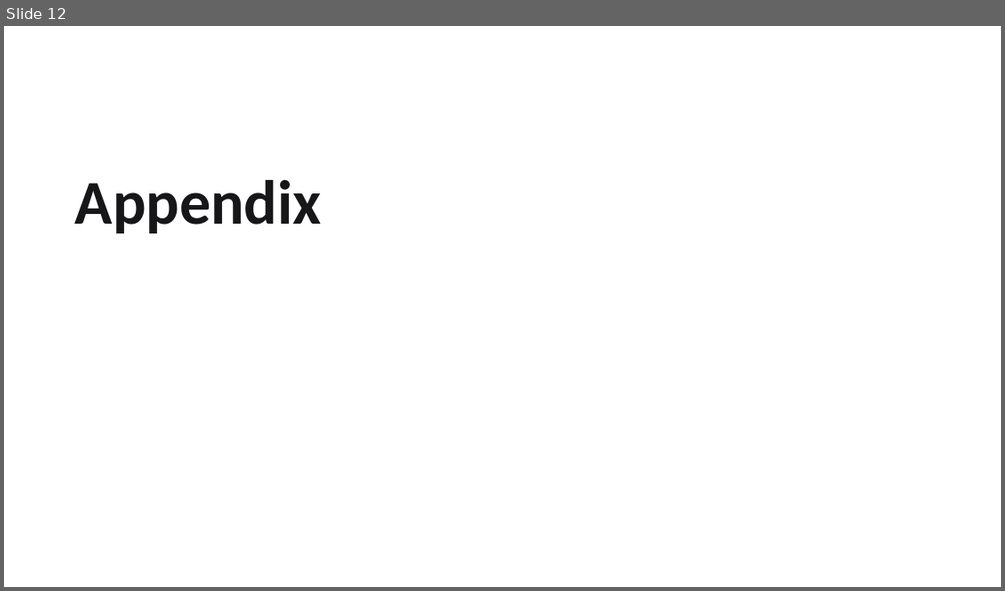
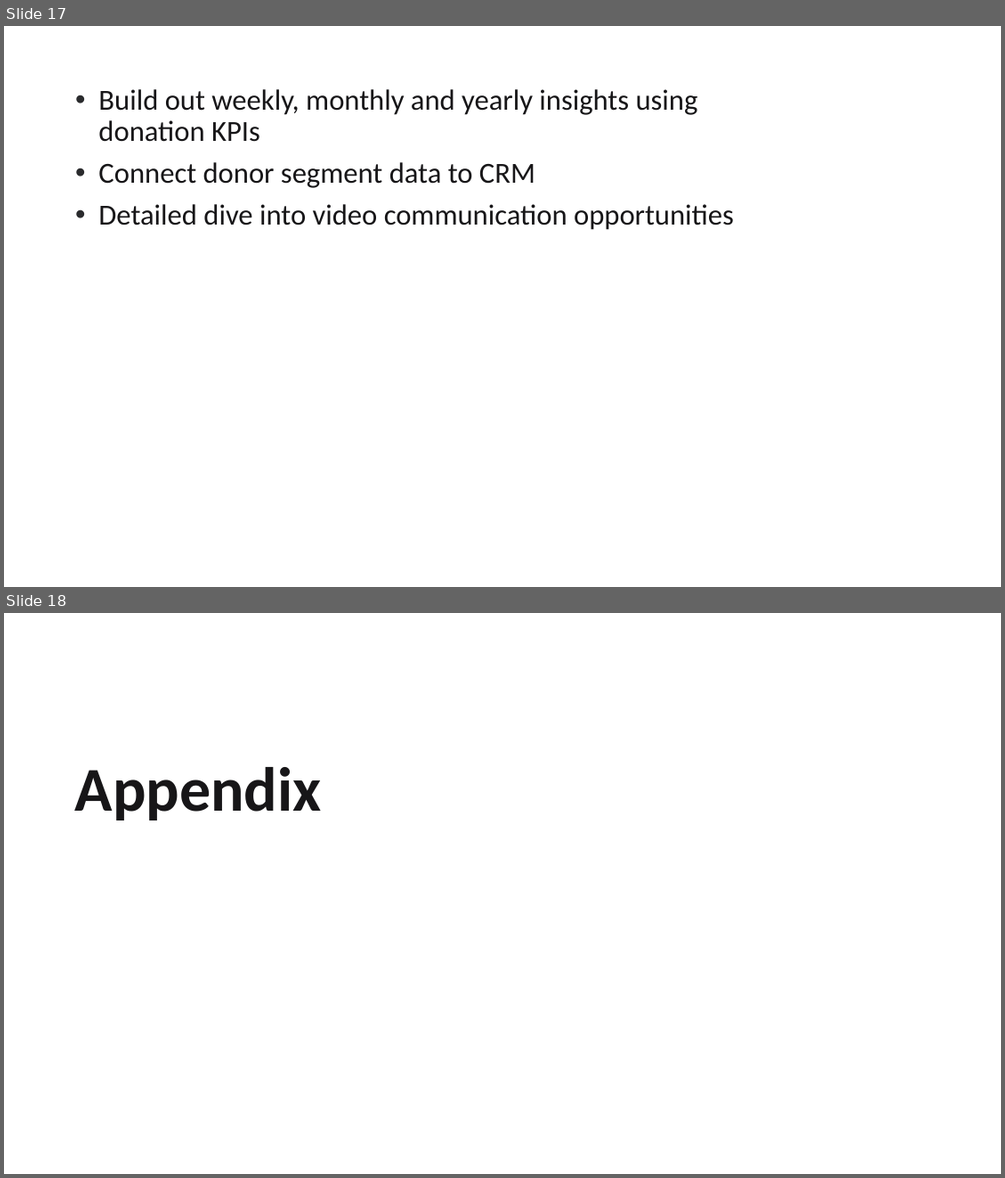
Before and after one commit to edimaudo/hackathon_coding_challenges, a slide deck: Apra/2025/apra_2025/Apra 2025 Data Science Challenge Deck.pptx. Shown one above the other, each under a label of ours: slide 12 before the commit, slides 17 and 18 after it. The pictures are 1005x591 and 1005x1178 pixels, drawn with LibreOffice and Linux fonts; fonts in the diff are those of the drawing; background and template pictures are left out. Boxes give left, top, right and bottom in pixels: in the first picture for what was removed or moved away, otherwise in the second. Text is boxed around its words. In the diff, an @@ line names an element or a change of style, - is before the commit and + after.

```diff
--- a/Apra/2025/apra_2025/Apra 2025 Data Science Challenge Deck.pptx
+++ b/Apra/2025/apra_2025/Apra 2025 Data Science Challenge Deck.pptx
@@ slide 17 added at bbox=[4, 26, 1001, 587], background picture (left out) @@
@@ text added at bbox=[98, 89, 734, 230], 28 pt, text #171618 @@
+• Build out weekly, monthly and yearly insights using donation KPIs
+• Connect donor segment data to CRM
+• Detailed dive into video communication opportunities
@@ what was slide 12 is now slide 18 @@
```
Also in this commit, not shown: 1 slide changed, 8 other slides added, 3 slides removed.
